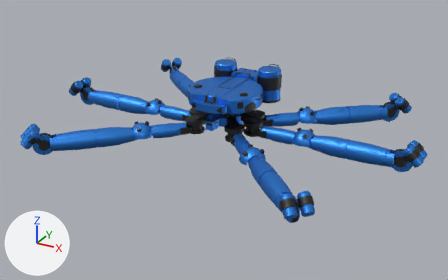
What one commit did to the glTF model dist/client/models/MechSpider.glb.
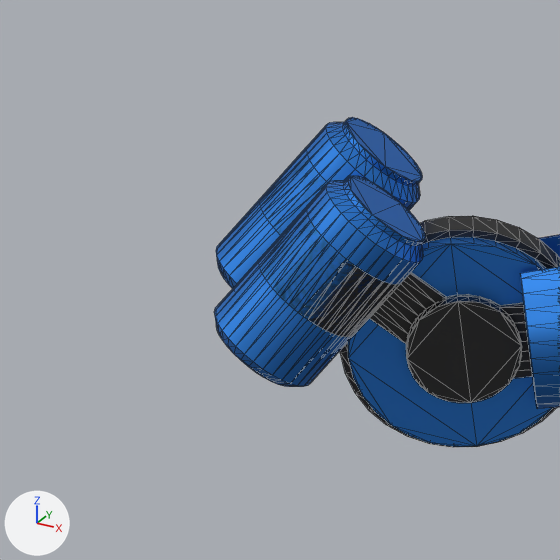
Each version appears first whole from a camera (50 mm lens) standing at (7.64, -13.98, 5.76) and looking at (0.2, -0.46, -1.0), and next in a close-up on the part from 0% to 12% of the width and 40% to 59% of the height. Every picture has the same lights, and +X, +Y and +Z are marked at lower left. The close-ups show mesh edges as thin lines. Vertices at the same position are counted once.

In view in the first close-up: 'LongLeg.003', 'Wheel.003', 'WheelCilinderRotator.003', 'WheelCilinders.003', 'WheelCilindersHolder.003', 'WheelHolder.003'.
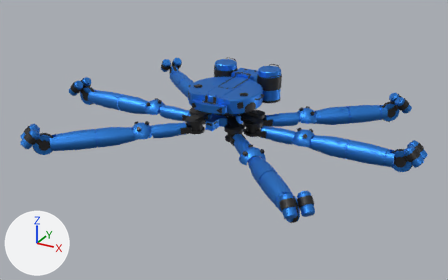
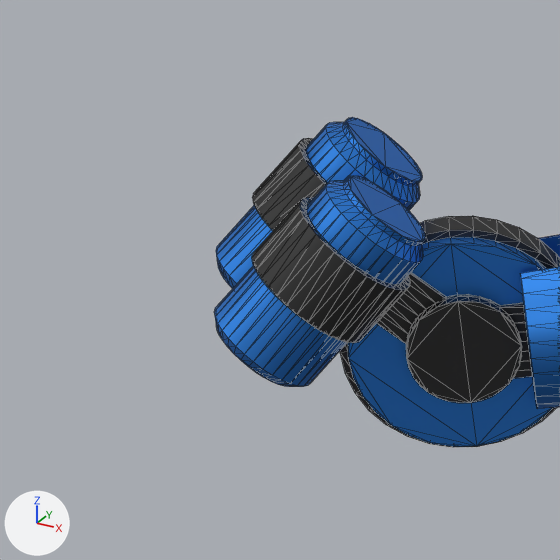
What the commit changed:
me_cylinder_044 is used by ob_wheelcilindersholder_003; location (0.0, 0.0, 0.0).
me_cylinder_044 had 128 vertices, 128 faces and spanned x -3.928..-3.325, y -3.928..-3.325, z -0.621..-0.298.
me_cylinder_044 now has 256 vertices, 512 faces and spans x -3.945..-3.308, y -3.945..-3.308, z -0.636..-0.284.
me_cylinder_044 part 1: 128 vertices added at x -3.945..-3.308, y -3.945..-3.308, z -0.636..-0.284.

Where the change shows, as pixel boxes (x1, y1, x2, y2) in the close-ups (560 x 560 px):
'WheelCilindersHolder.003', reshaped (10% wider, 10% taller)
    before: (259, 151, 403, 337)
    after: (252, 138, 410, 343)
part 1 of me_cylinder_044, added (black)
    after: (252, 138, 410, 343)
